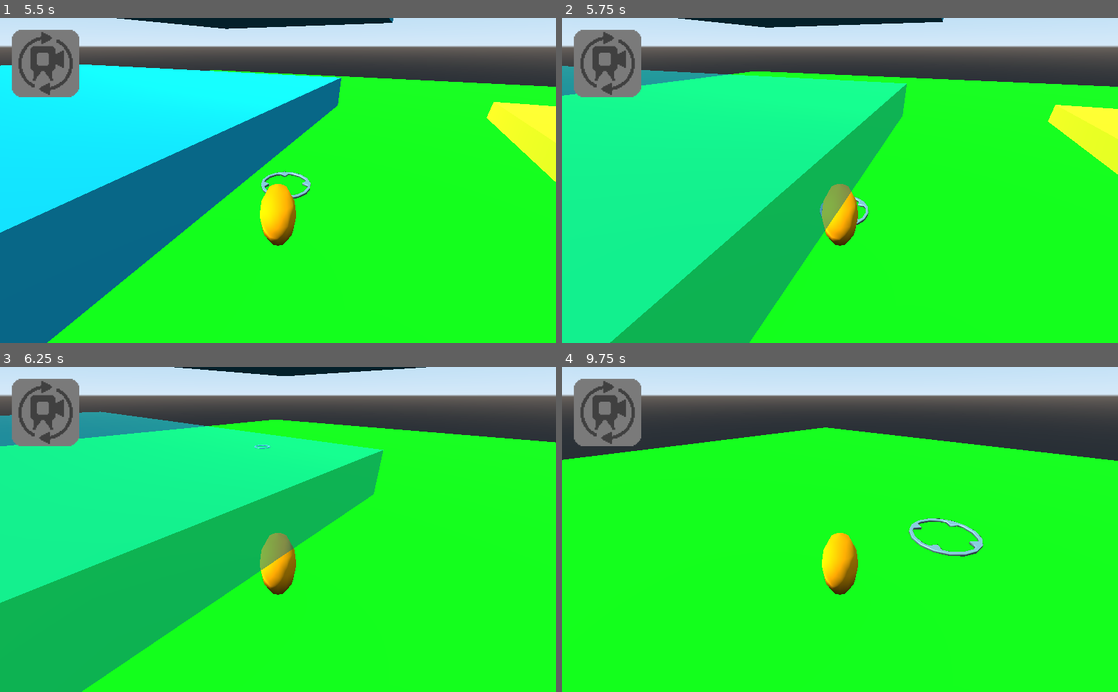
Above: before the commit, frames 1-4 (two rows, left to right).
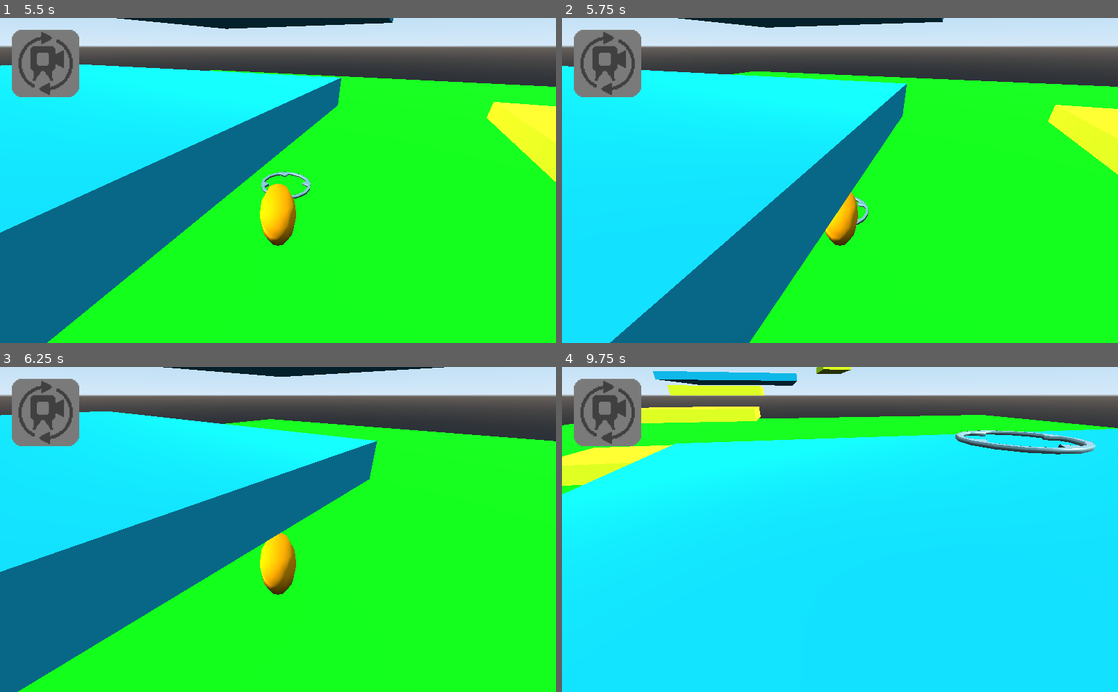
Above: after the commit, the same moments.

Repository: albesca/Test3dPlatformer
Game: Godot game, scene res://Assets/Scenes/Level.tscn
Same seed, same stepped clock (60 frames per second), same inputs: the game is played once before the commit and once after it.
Inputs (mouse positions are in pixels of both pictures, inside the frame that each line leads up to):
- Up to frame 1 (5.5 s): tap Enter at 0.5 s; move the mouse to (400, 164) at 0.52 s; click (400, 164) at 0.67 s; drag from (166, 196) to (250, 245) at 1.27 s; move the mouse to (333, 109) at 2.02 s; click (333, 109) at 2.17 s; drag from (250, 245) to (111, 131) at 2.77 s; tap Space at 3.5 s; move the mouse to (444, 229) at 3.52 s; click (444, 229) at 3.67 s; drag from (111, 131) to (194, 99) at 4.27 s; move the mouse to (305, 180) at 5.02 s; click (305, 180) at 5.17 s
- Up to frame 2 (5.75 s): no input
- Up to frame 3 (6.25 s): drag from (194, 448) to (166, 545) at 5.77 s
- Up to frame 4 (9.75 s): move the mouse to (962, 513) at 6.52 s; click (962, 513) at 6.67 s; drag from (728, 545) to (812, 594) at 7.27 s; move the mouse to (895, 458) at 8.02 s; click (895, 458) at 8.17 s; drag from (812, 594) to (673, 480) at 8.77 s; move the mouse to (1006, 578) at 9.52 s; click (1006, 578) at 9.67 s

Frame 1 is identical in both runs. In frame 2, 40% of the frame differs, in the area x 0-62%, y 14-100%; in frame 3, 39%; in frame 4, 85%, in the area x 0-100%, y 0-100%.
Error in both runs: Attempt to call function 'queue_free' in base 'previously freed instance' on a null instance. (res://Assets/Scripts/Level.gd:69)

Commit message:
optimized obstruction checking

Diff:
--- a/Assets/Scenes/Ledge.tscn
+++ b/Assets/Scenes/Ledge.tscn
@@ -7,8 +7,7 @@
 
 [sub_resource type="SpatialMaterial" id=2]
 resource_local_to_scene = true
-flags_transparent = true
-albedo_color = Color( 0.886275, 1, 0.105882, 0.521569 )
+albedo_color = Color( 0.886275, 1, 0.105882, 1 )
 
 [node name="Ledge" type="StaticBody"]
 collision_layer = 8
--- a/Assets/Scenes/Platform.tscn
+++ b/Assets/Scenes/Platform.tscn
@@ -7,8 +7,7 @@
 
 [sub_resource type="SpatialMaterial" id=2]
 resource_local_to_scene = true
-flags_transparent = true
-albedo_color = Color( 0.0509804, 0.658824, 0.780392, 0.545098 )
+albedo_color = Color( 0.0509804, 0.658824, 0.780392, 1 )
 
 [node name="Platform" type="StaticBody"]
 collision_layer = 8
--- a/Assets/Scenes/Player.tscn
+++ b/Assets/Scenes/Player.tscn
@@ -11,6 +11,10 @@
 
 [sub_resource type="SpatialMaterial" id=3]
 albedo_color = Color( 1, 0.4, 0, 1 )
+
+[sub_resource type="CylinderShape" id=4]
+radius = 8.0
+height = 6.0
 
 [node name="Player" type="KinematicBody"]
 collision_mask = 8
@@ -49,4 +53,14 @@
 
 [node name="RightCamera" parent="." instance=ExtResource( 2 )]
 transform = Transform( -1.62921e-07, 0.5, -0.866025, 0, 0.866025, 0.5, 1, 8.14603e-08, -1.41093e-07, -7.5, 5, 2.5 )
+
+[node name="ObstructionArea" type="Area" parent="."]
+collision_layer = 0
+collision_mask = 8
+
+[node name="CollisionShape" type="CollisionShape" parent="ObstructionArea"]
+transform = Transform( 1, 0, 0, 0, 1, 0, 0, 0, 1, 0, 3, 0 )
+shape = SubResource( 4 )
 [connection signal="input_event" from="." to="." method="jump"]
+[connection signal="body_entered" from="ObstructionArea" to="." method="potential_obstruction_entered"]
+[connection signal="body_exited" from="ObstructionArea" to="." method="potential_obstruction_exited"]
--- a/Assets/Scripts/Platform.gd
+++ b/Assets/Scripts/Platform.gd
@@ -3,6 +3,12 @@
 
 signal set_destination(destination_position)
 export var see_through = false
+var check_obstruction
+var base_albedo
+
+
+func _ready():
+	base_albedo = $CSGBox.material.albedo_color.a
 
 
 func set_destination(_camera, event, click_position, click_normal, _shape_idx):
@@ -15,12 +21,13 @@
 
 
 func _physics_process(_delta):
-	if see_through:
-		$CSGBox.material.flags_transparent = true
-		$CSGBox.material.albedo_color.a = 0.5
-		input_ray_pickable = false
-		see_through = false
-	else:
-		$CSGBox.material.flags_transparent = false
-		$CSGBox.material.albedo_color.a = 1.0
-		input_ray_pickable = true
+	if check_obstruction:
+		if see_through:
+			$CSGBox.material.flags_transparent = true
+			$CSGBox.material.albedo_color.a = base_albedo / 2.0
+			input_ray_pickable = false
+			see_through = false
+		else:
+			$CSGBox.material.flags_transparent = false
+			$CSGBox.material.albedo_color.a = base_albedo
+			input_ray_pickable = true
--- a/Assets/Scripts/Player.gd
+++ b/Assets/Scripts/Player.gd
@@ -66,3 +66,27 @@
 			global_transform.origin + Vector3(0, 0.1, 0))
 	$RightCamera.set_raycasts(global_transform.origin + Vector3(0, 2, 0), \
 			global_transform.origin + Vector3(0, 0.1, 0))
+
+
+func potential_obstruction_entered(body):
+	body.check_obstruction = true
+	set_camera_raycasts_active()
+
+
+func potential_obstruction_exited(body):
+	body.check_obstruction = false
+	set_camera_raycasts_inactive()
+
+
+func set_camera_raycasts_active():
+	$BackCamera.raycast_active = true
+	$FrontCamera.raycast_active = true
+	$LeftCamera.raycast_active = true
+	$RightCamera.raycast_active = true
+
+
+func set_camera_raycasts_inactive():
+	$BackCamera.raycast_active = false
+	$FrontCamera.raycast_active = false
+	$LeftCamera.raycast_active = false
+	$RightCamera.raycast_active = false
--- a/Assets/Scripts/PlayerCamera.gd
+++ b/Assets/Scripts/PlayerCamera.gd
@@ -3,6 +3,7 @@
 
 var feet_obstruction
 var head_obstruction
+var raycast_active = false
 
 
 func set_raycasts(player_head_position, player_feet_position):
@@ -22,19 +23,19 @@
 
 
 func _physics_process(_delta):
-	if current:
+	if current and raycast_active:
 		if !$RayCastFeet.enabled:
 			$RayCastFeet.set_deferred("enabled", true)
 		if !$RayCastHead.enabled:
 			$RayCastHead.set_deferred("enabled", true)
+
+		if $RayCastFeet.is_colliding():
+			$RayCastFeet.get_collider().see_through = true
+
+		if $RayCastHead.is_colliding():
+			$RayCastHead.get_collider().see_through = true
 	else:
 		if $RayCastFeet.enabled:
 			$RayCastFeet.set_deferred("enabled", false)
 		if $RayCastHead.enabled:
 			$RayCastHead.set_deferred("enabled", false)
-
-	if $RayCastFeet.is_colliding():
-		$RayCastFeet.get_collider().see_through = true
-
-	if $RayCastHead.is_colliding():
-		$RayCastHead.get_collider().see_through = true
Not shown: 1 places in Assets/Scenes/Player.tscn that only renumber resources
